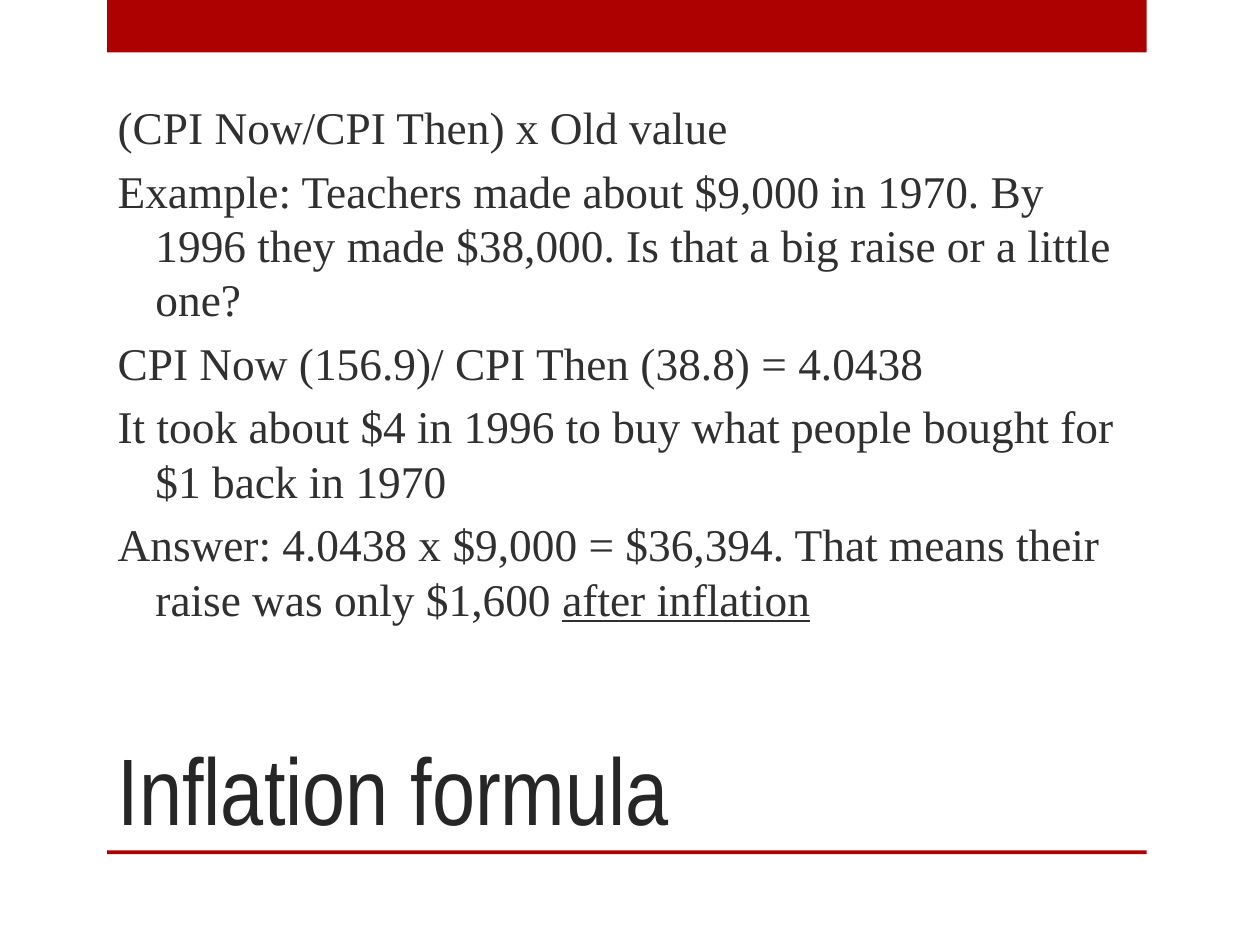
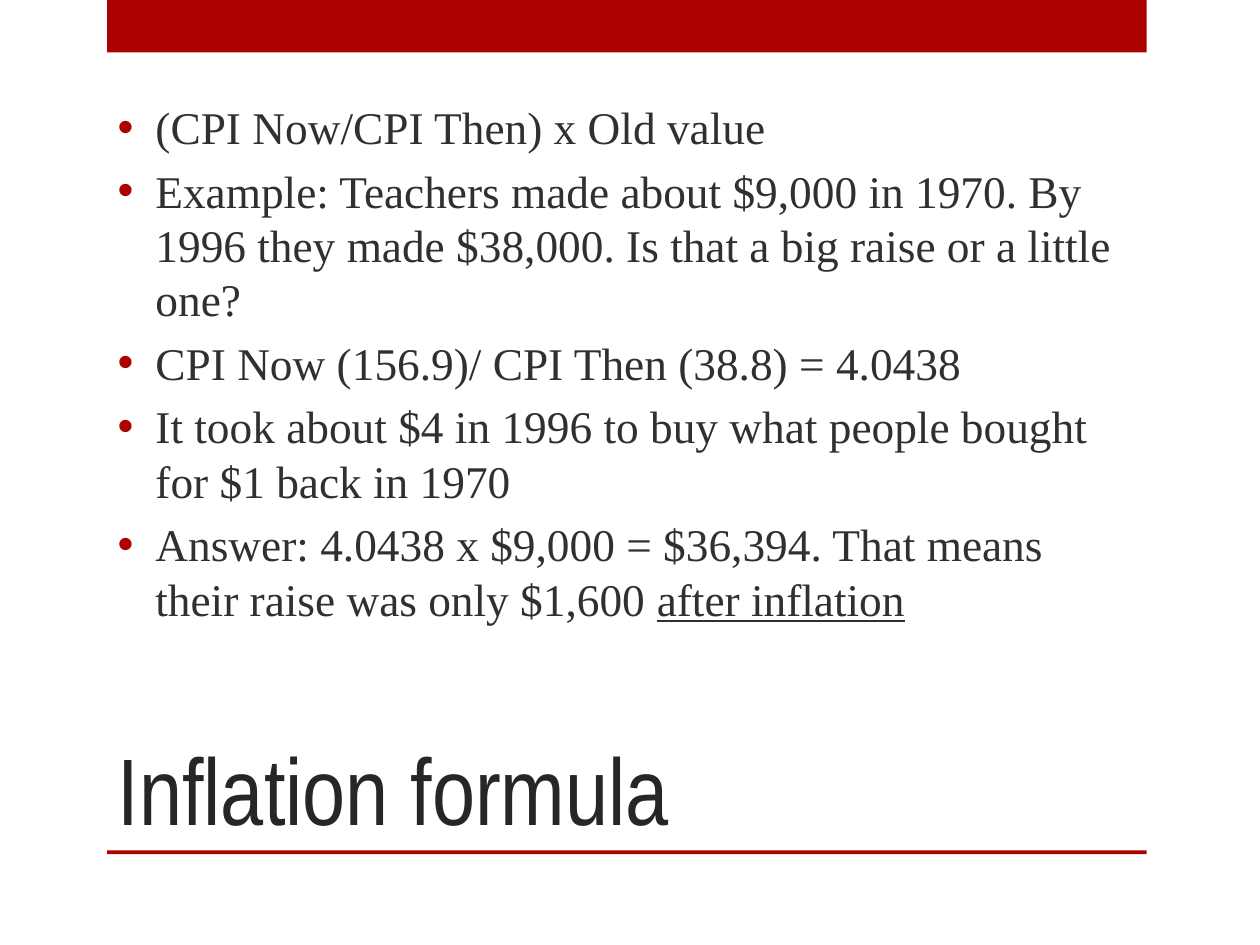
Before and after one commit to mjwebster/DataJ, a slide deck: slide 23 of Other/NumeracyStrib2015.pptx. Drawn at 1260x945 pixels with LibreOffice and Linux fonts; fonts in the diff are those of the drawing; background and template pictures are left out. Boxes give left, top, right and bottom in pixels: in the first picture for what was removed or moved away, otherwise in the second. Text is boxed around its words. In the diff, an @@ line names an element or a change of style, - is before the commit and + after.

```diff
--- a/Other/NumeracyStrib2015.pptx
+++ b/Other/NumeracyStrib2015.pptx
@@ text "(CPI Now/CPI Then) x Old ..." at <box>155,112,1110,625</box>: bullet none to • @@
```
Also in this commit, not shown: 37 other slides changed, 14 slides added, 8 slides removed, 6 other files.
